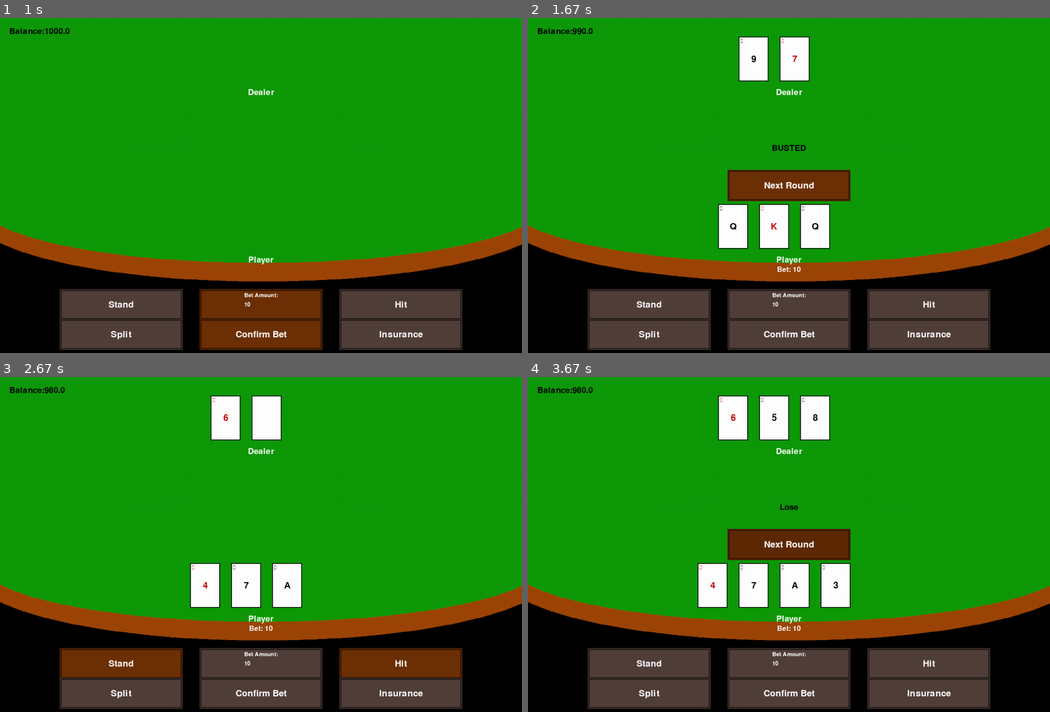
Above: before the commit, frames 1-4 (two rows, left to right).
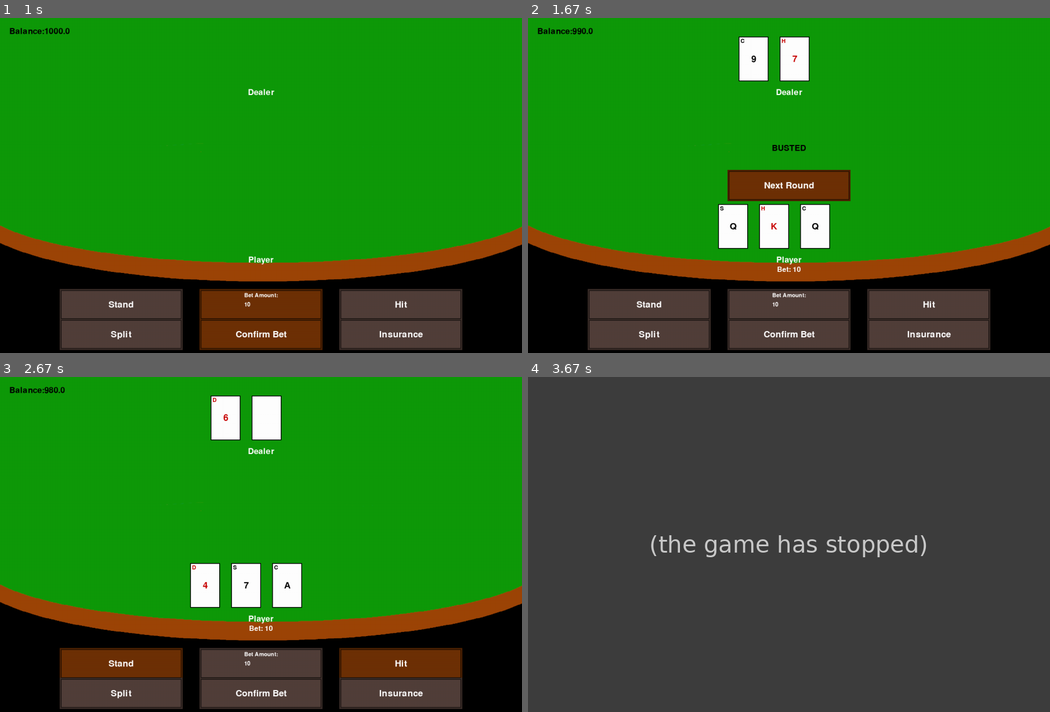
Above: after the commit, the same moments.

Repository: CDonners/None-Exam-Assessment-2026-AQA
Game: pygame game, started from bankrollBust/main.py
Same seed, same stepped clock (60 frames per second), same inputs: the game is played once before the commit and once after it.
Inputs (mouse positions are in pixels of both pictures, inside the frame that each line leads up to):
- Up to frame 1 (1 s): press the mouse at (261, 128) at 0.37 s; move the mouse to (266, 205) at 0.47 s; release the mouse at (276, 286) at 0.6 s; click "Start Game" at 0.78 s
- Up to frame 2 (1.67 s): click "Confirm Bet" at 1.08 s; press the mouse at (929, 306) at 1.4 s; move the mouse to (835, 188) at 1.5 s; release the mouse at (747, 74) at 1.63 s
- Up to frame 3 (2.67 s): click "Next Round" at 1.75 s; press the mouse at (261, 691) at 2.07 s; move the mouse to (334, 678) at 2.17 s; release the mouse at (407, 665) at 2.3 s; press the mouse at (401, 665) at 2.4 s; move the mouse to (297, 578) at 2.5 s; release the mouse at (193, 490) at 2.63 s
- Up to frame 4 (3.67 s): press the mouse at (929, 665) at 2.73 s; move the mouse to (856, 614) at 2.83 s; release the mouse at (783, 564) at 2.97 s; press the mouse at (648, 665) at 3.07 s; move the mouse to (668, 634) at 3.17 s; release the mouse at (689, 604) at 3.3 s

Frame 1 is identical in both runs. In frame 2, less than 0.1% of the frame differs, in the area x 36-54%, y 6-58%; in frame 3, less than 0.1%; in frame 4, 88%, in the area x 0-100%, y 0-100%.
Error after the commit: TypeError: 'int' object is not iterable (main.py line 199); the game stopped at 3.58 s (later frames are placeholders)

Commit message:
Fixing the blackjack issue

Diff:
--- a/bankrollBust/deckLogic.py
+++ b/bankrollBust/deckLogic.py
@@ -19,7 +19,7 @@
         pygame.draw.rect(surface, (255, 255, 255), self.cardRect) # Black border of card
         pygame.draw.rect(surface, (0, 0, 0), self.cardRect, 2) # White centre
         # Get the correct font colour
-        if self.suit in ["♥", "♦"]:
+        if self.suit in ["H", "D"]:
             colour = (200, 0, 0)
         else:
             colour = (0, 0, 0)
@@ -50,14 +50,15 @@
 
     def generateDeck(self, noOfDecks: int):
         # Card Values and Suits
-        suits = ["♠", "♥", "♦", "♣"]
+        suits = ["S", "H", "D", "C"]
         values = [["A", -1],["2", 1],["3", 1],["4", 2],["5", 2],["6", 2],["7", 1],["8", 0],["9", 0],["10", -2],["J", -2],["Q", -2],["K", -2]]
         deck = [] # Empty list to append generated cards to
         # Create every card in the standard 52 playing card deck
-        for suit in suits:
-            for value in values:
-                deck.append(cards(value[0], suit, value[1])) # Create object for the individual card
-        deck = deck*noOfDecks # Combines multiple decks together
+        for _ in range(noOfDecks):
+            for suit in suits:
+                for value in values:
+                    deck.append(cards(value[0], suit, value[1])) # Create object for the individual card
+            #deck = deck*noOfDecks # Combines multiple decks together
         return deck # Returns finalised deck
 
     def shuffle(self):
--- a/bankrollBust/gameLogic.py
+++ b/bankrollBust/gameLogic.py
@@ -173,7 +173,6 @@
         # Get the value of the player's hand
         totalSum = 0 # Creating variable for value
         cardValues = [card.value for card in playerObj.hand] # List of all values in the player's hand
-        print(cardValues)
         for value in cardValues: # Loop through the card values
             totalSum += value # Add them all together
         playerObj.handValue = totalSum # Making the handValue of the player object be the gathered value
@@ -183,9 +182,13 @@
         cardValues = [card.value for card in playerToCheck.hand] # List of all values in the player's hand
         # Check if the player has busted
         if playerToCheck.handValue > 21: # Player might be bust
+            print("the player may bust everywhere", playerToCheck.name, playerToCheck.handValue)
             if 11 in cardValues: # See if the player has the ace
+                print("Changing the ACE")
                 aceIndex = cardValues.index(11) # Get the location of the ace
+                print(playerToCheck.hand[aceIndex].face, playerToCheck.hand[aceIndex].value)
                 playerToCheck.hand[aceIndex].value = 1 # Set the ace's value to 1
+                print(playerToCheck.hand[aceIndex].value)
                 playerToCheck.handValue -= 10 # Correct the player's hand value
                 return False # Player hasn't bust
             else: # Player has no ace and has bust
--- a/bankrollBust/main.py
+++ b/bankrollBust/main.py
@@ -5,9 +5,8 @@
 # ! SHORT TERM GOALS !
 # TODO Handle deck running out of cards somehow - Probably regenerate deck telling the player you have
 # TODO Handle player running out of bustBux - End game as player lost
-# TODO Add insurance - Will just be an if statement and a variable
+# TODO Add insurance - Will just be an if statement
 # TODO Add split - Will use 2D list, need to add checks for integration
-# TODO Detect natural blackjack not working - Worked with Jack Ace, didnt with Queen Ace
 # TODO Need to add that soft numbers are worse than none-soft numbers - Simple if statement
 
 # Pygame Setup
@@ -73,9 +72,8 @@
         confirmBetButton.makeUninteractable()
         betAmountInputBox.makeUninteractable()
 
-    def startPlayerTurn(currentPlayer, event):
+    def playerTurn(currentPlayer, event):
         global showDBButton
-        # Check if player has natural blackjack
         hitButton.makeInteractable()
         standButton.makeInteractable()
         # Making actions available
@@ -87,7 +85,6 @@
                 endPlayerTurn()
         # Checks if player has natural blackjack as they have 2 cards
         elif game.checkBlackjack(currentPlayer):
-            print("Checking blackjack")
             currentPlayer.bustBux += 2.5*currentPlayer.bet
             endPlayerTurn()
         else: # Need to check if special cases are available
@@ -135,7 +132,7 @@
             # Starting action phase
             elif game.roundStarted:
                 if currentPlayer.name == "Player":
-                    startPlayerTurn(currentPlayer, event)
+                    playerTurn(currentPlayer, event)
                     hit = hitButton.updateImage(event)
                     stood = standButton.updateImage(event)
                 elif currentPlayer.name == "Dealer":
@@ -193,19 +190,20 @@
 
             elif currentPlayer.name == "Dealer": # Is the dealer's turn
                 gameAct += 1  # Increment frame counter
-                dealer = currentPlayer # Making it more clear that we are talking about dealer
                 dealer.hand[1].setVisible() # Show the dealer's down card
+                dealerValuesValues = [card.value for card in dealer.hand]
                 # Checking the players have won and paying them
                 if dealer.isStood or game.checkBusted(dealer): # Dealer has either stood or busted so round will end
                     if dealer.isStood and not betsGiven: # Once dealer has stood if bets haven't been paid
                         for hand in list(game.stoodHands.keys()): # Loop through the list of stoof hands
+                            cardValues = [card.value for card in hand]
                             stoodPlayer = game.stoodHands[hand]
                             if dealer.handValue == hand:
                                 stoodPlayer.bustBux += stoodPlayer.bet
                                 if stoodPlayer.name == "Player":
                                     gameStatus = "Push"
                             elif dealer.handValue < hand:
-                                stoodPlayer.bustBux += 2*stoodPlayer.bet#
+                                stoodPlayer.bustBux += 2*stoodPlayer.bet
                                 if stoodPlayer.name == "Player":
                                     gameStatus = "Win"
                             else:
@@ -220,7 +218,6 @@
                             if stoodPlayer.name == "Player":
                                 gameStatus = "Win"
                         betsGiven = True
-                            # TODO handle end of round
                     # Waiting for player to be ready for the next round
                     if nextRound:
                         # Reset game
--- a/bankrollBust/players.py
+++ b/bankrollBust/players.py
@@ -9,7 +9,7 @@
         self.isBusted = False
         self.isStood = False
         self.bet = 0
-        self.insurance = False
+        self.insurance = 0
 
     def bust(self, game):
         game.bustPlayers += 1
@@ -32,6 +32,7 @@
         self.isBusted = False
         self.isStood = False
         self.bet = 0
+        self.insurance = 0
 
 class dealer(player):
     def __init__(self):
